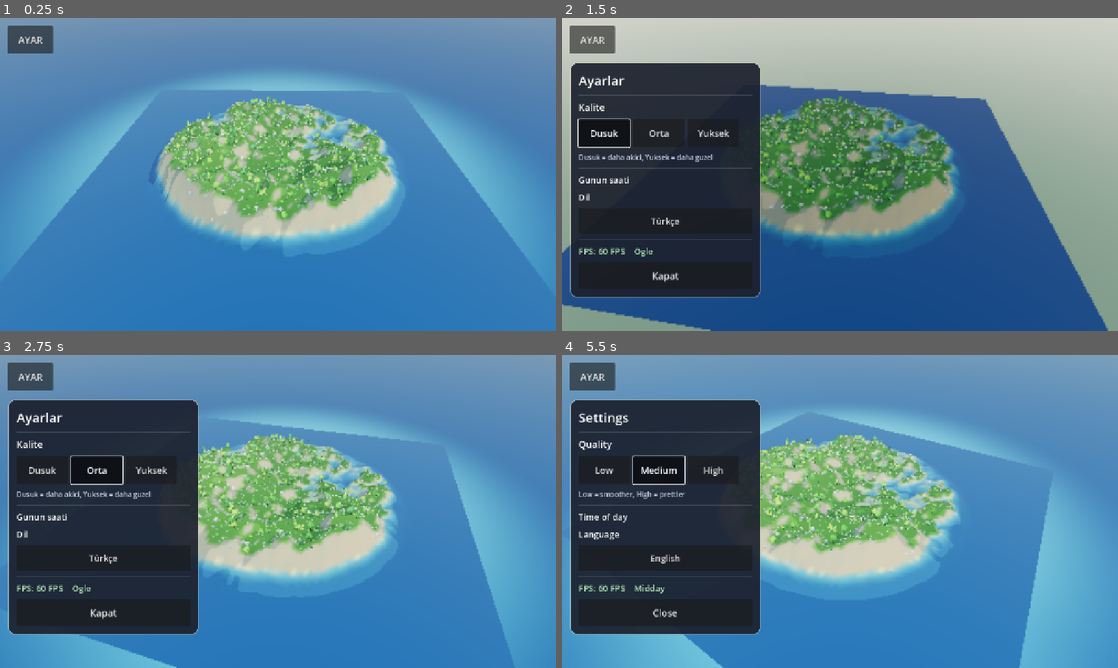
Above: before the commit, frames 1-4 (two rows, left to right).
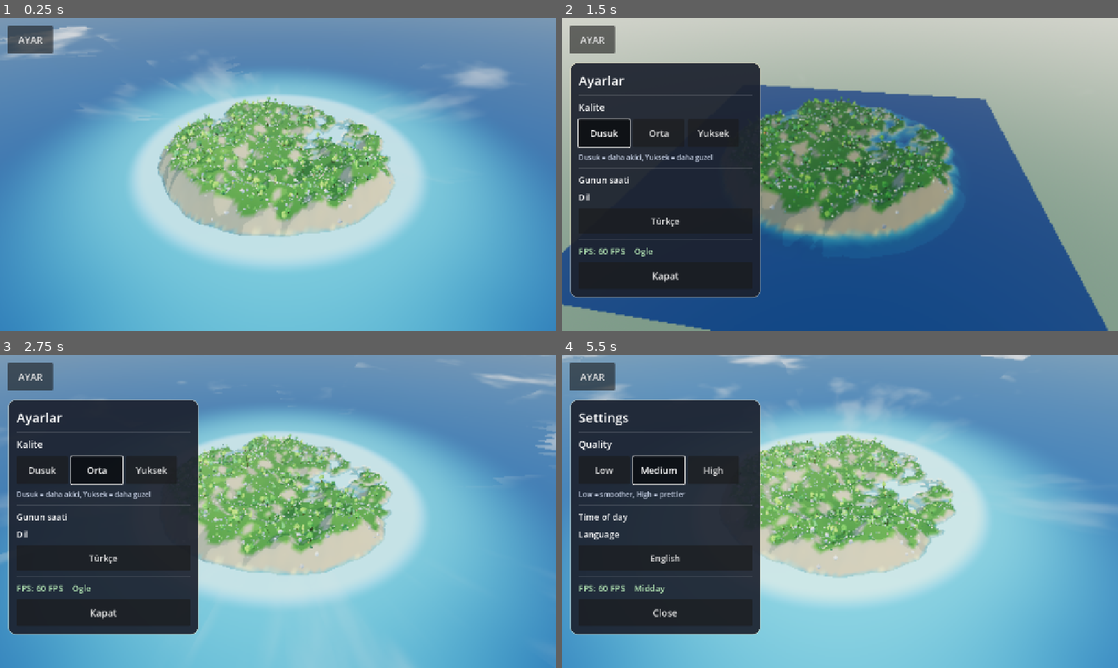
Above: after the commit, the same moments.

Repository: eraslan19j/game
Game: Godot game, scene res://scenes/world/world.tscn
Two runs of this game, one before a commit and one after it. Both use one fixed random seed, a clock stepped at 60 frames per second and the inputs below.
Inputs:
- Up to frame 1 (0.25 s): no input
- Up to frame 2 (1.5 s): click "AYAR" at 0.5 s; click "Dusuk" at 1.25 s
- Up to frame 3 (2.75 s): click "Orta" at 2 s
- Up to frame 4 (5.5 s): click "Yuksek" at 2.75 s; click "Türkçe" at 3.5 s; click "Low" at 4.25 s; click "Medium" at 5 s

The runs differ from the first frame. In frame 1, 47% of the frame differs, in the area x 0-97%, y 2-100%; in frame 2, 1.8%; in frame 3, 30%; in frame 4, 30%.

Commit message:
Su artik gercek opak (ALPHA yazilmiyor): kare taban ve kiyi halkasi duzeltildi; kum yamalari kucultuldu
Co-authored-by: arena-agent <297053741+arena-agent@users.noreply.github.com>

Diff:
--- a/scripts/world/nature.gd
+++ b/scripts/world/nature.gd
@@ -284,12 +284,12 @@
 		if items.size() >= sand_patch_count:
 			break
 		# Deniz seviyesine yakin, hafif egimli kiyi seridi.
-		var spot = _pick(-0.4, 2.2, 0.45, 0.99)
+		var spot = _pick(-0.2, 1.4, 0.40, 0.99)
 		if spot == null:
 			continue
 		items.append({
 			"pos": spot + Vector3(0.0, 0.03, 0.0),
-			"scale": _rng.randf_range(4.0, 11.0),
+			"scale": _rng.randf_range(2.0, 5.5),
 			"rot": _rng.randf_range(0.0, TAU),
 			"color": SAND_COLOR.lerp(Color(1, 1, 1), _rng.randf_range(0.0, 0.25)),
 		})
--- a/shaders/water.gdshader
+++ b/shaders/water.gdshader
@@ -59,9 +59,10 @@
 	METALLIC = 0.0;
 	SPECULAR = 0.04;
 
-	// Su HER YERDE opak. Boylece arazinin 200x200 m kare tabani suyun
-	// altindan gorunmez (goruntuyu bozan tek sey buydu). Ada suyun ustunde
-	// kaldigi icin kiyi hattinda dogal bir bulusma olur; kiyi rengi ve kopuk
-	// halkasi yukarida island_dist'e gore zaten uygulaniyor.
-	ALPHA = 1.0;
+	// ONEMLI: ALPHA'ya HIC deger yazmiyoruz. Godot'ta ALPHA yazmak materyali
+	// saydam hatta alir; saydam materyal DERINLIK YAZMAZ ve arazinin 200x200 m
+	// kare tabani suyun ustune cizilip "kare" olarak gorunur. ALPHA yazmayinca
+	// su opak olur, derinligi yazar ve kare tamamen kaybolur.
+	//
+	// Kiyi hissi renkle veriliyor: shore + foam halkasi (yukarida).
 }
Binary file added: ci_dbg_nonature.png
Binary file added: ci_dbg_noterrain.png
Binary file added: ci_dbg_nowater.png
Binary file added: ci_dbg_skyonly.png
